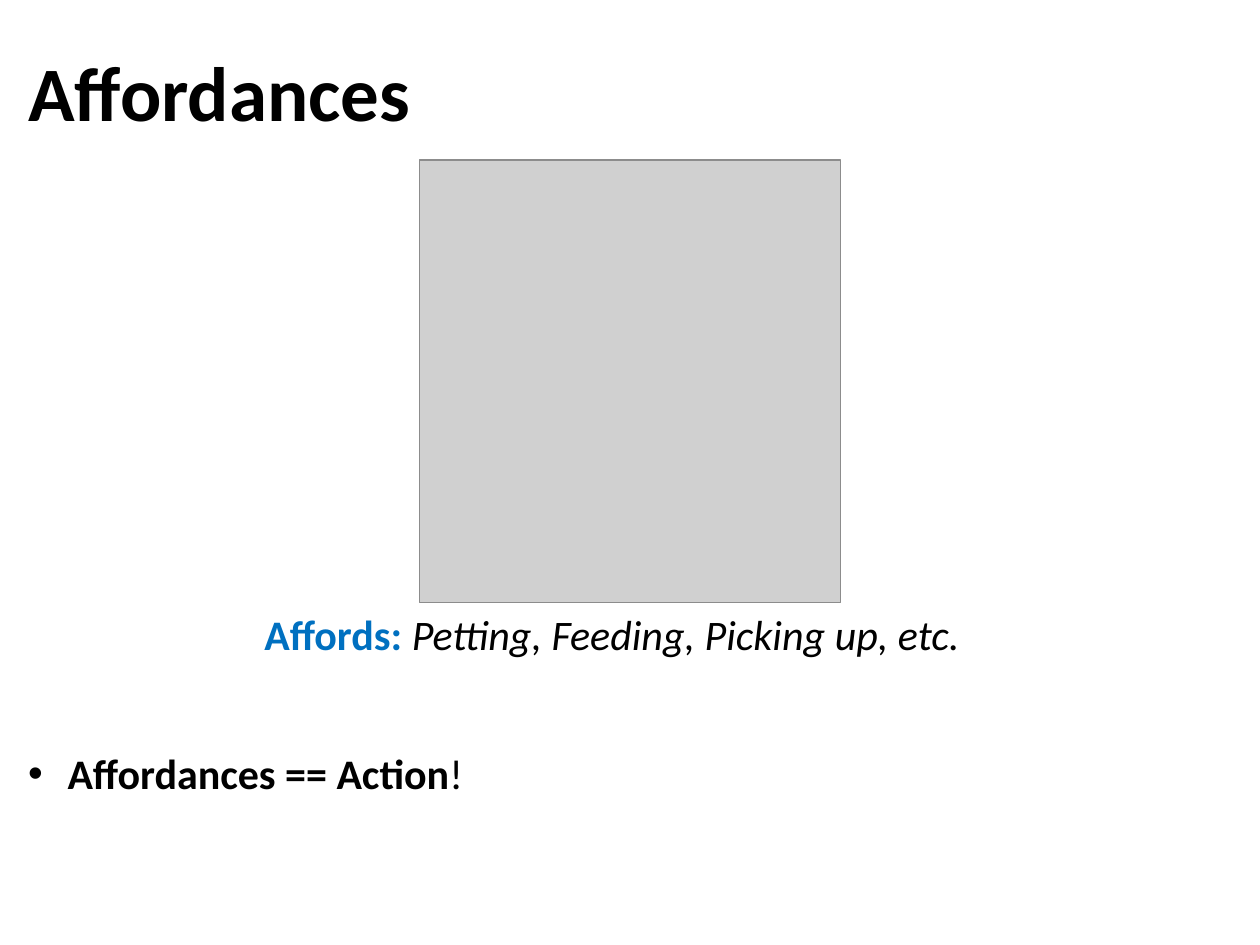
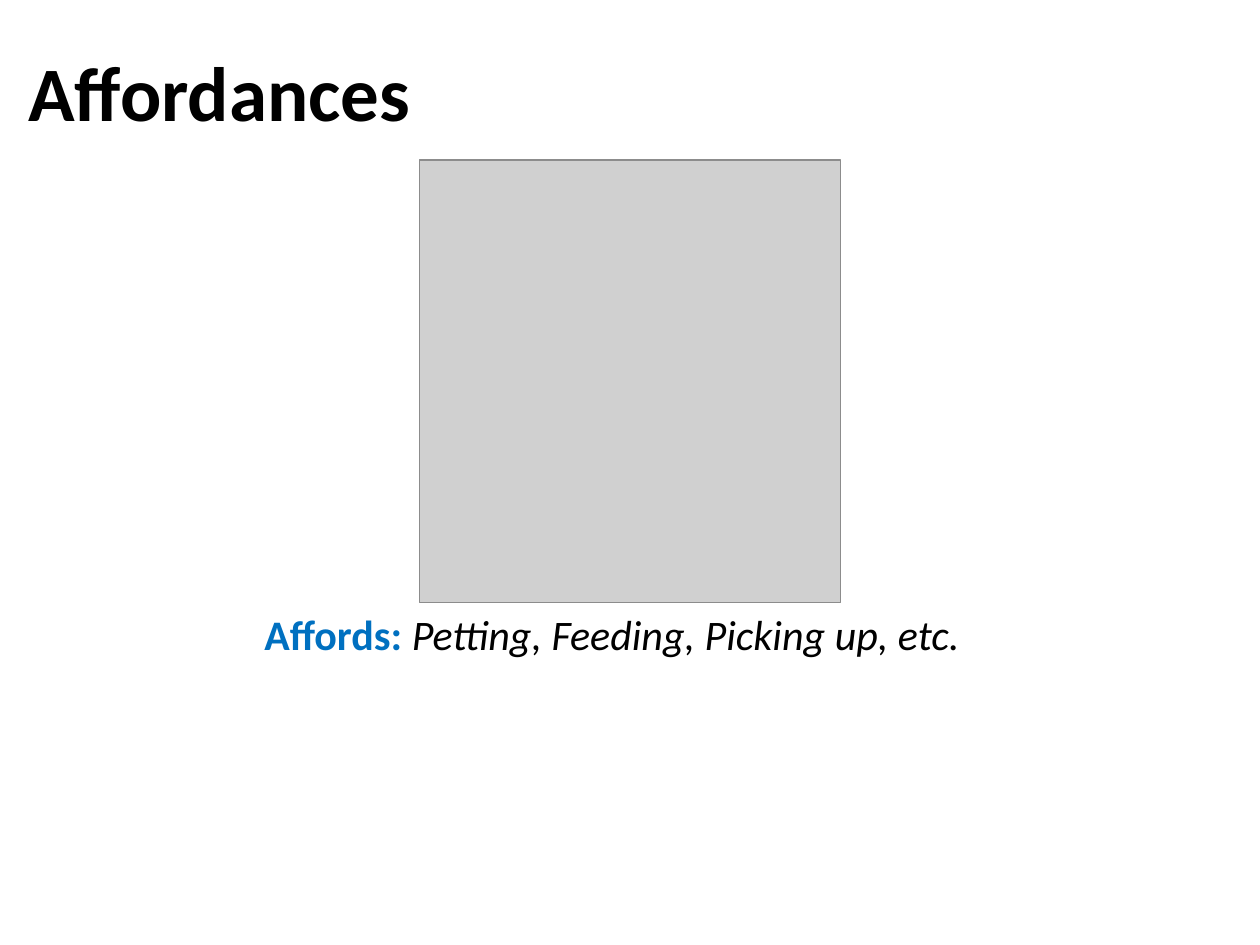
Before and after one commit to npm27/Affordance-Norms, a slide deck: slide 7 of 5 Presentations/UCONN 2022.pptx. Drawn at 1260x945 pixels with LibreOffice and Linux fonts; fonts in the diff are those of the drawing; grey boxes stand for pictures. Boxes give left, top, right and bottom in pixels: in the first picture for what was removed or moved away, otherwise in the second. Text is boxed around its words. In the diff, an @@ line names an element or a change of style, - is before the commit and + after.

```diff
--- a/5 Presentations/UCONN 2022.pptx
+++ b/5 Presentations/UCONN 2022.pptx
@@ text removed at bbox=[68, 759, 463, 790] @@
-• Affordances == Action!
```
Also in this commit, not shown: 4 other slides changed, 2 slides added, 1 slide removed, 2 other files.
